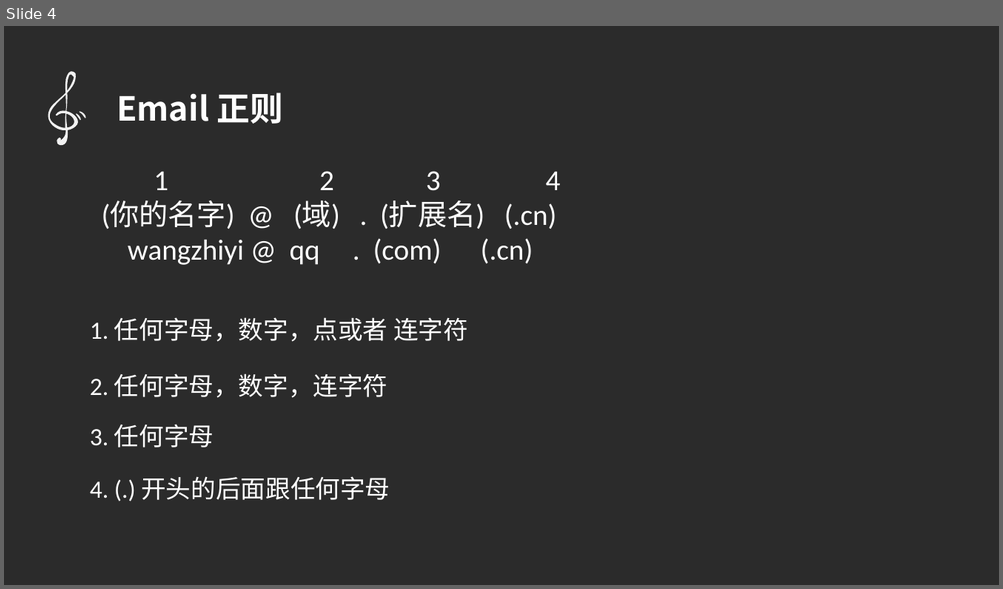
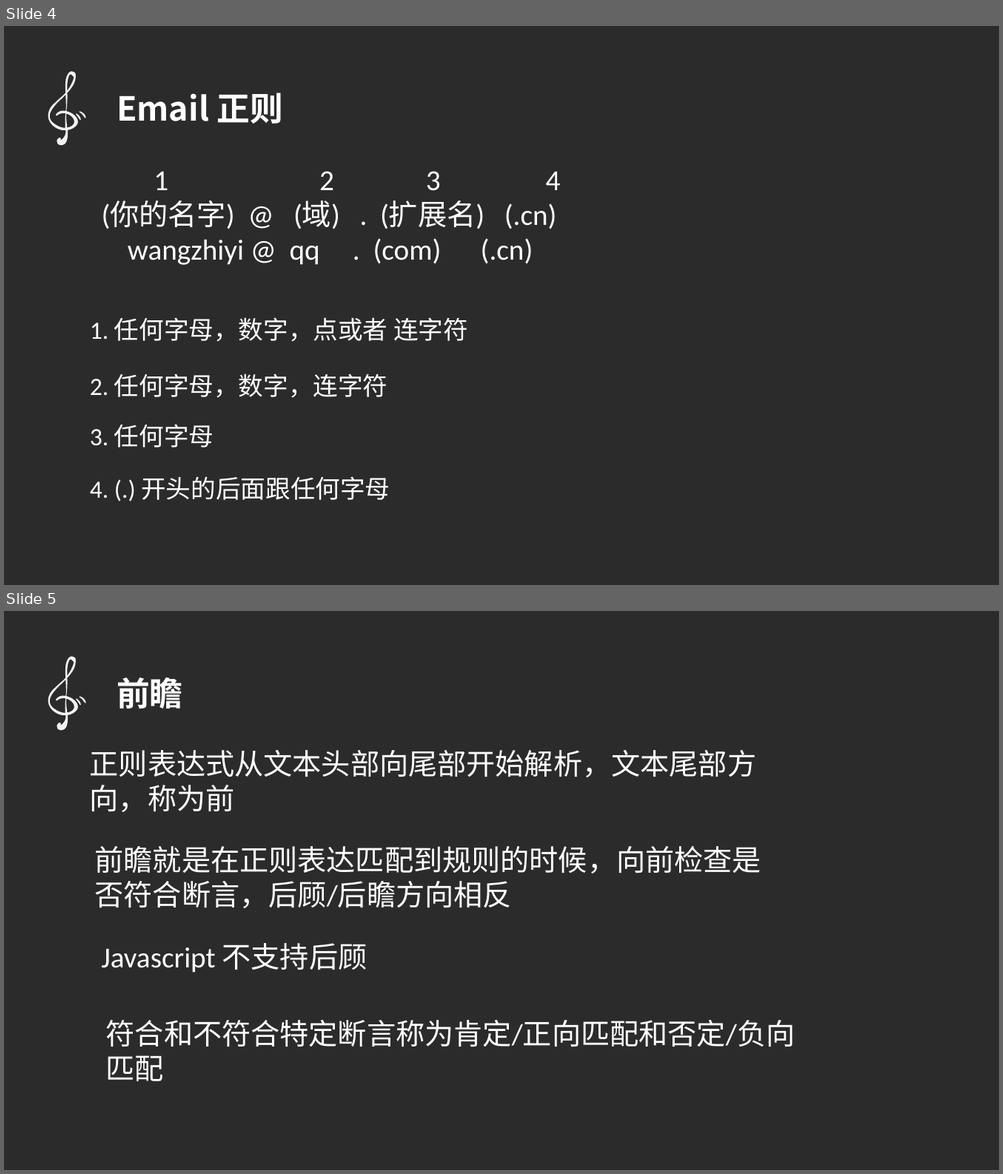
Before and after one commit to qq449245884/chromeTouir, a slide deck: 正则表达式/ppt.pptx. Shown one above the other, each under a label of ours: slide 4 before the commit, slides 4 and 5 after it. The pictures are 1003x589 and 1003x1174 pixels, drawn with LibreOffice and Linux fonts; fonts in the diff are those of the drawing; background and template pictures are left out; a plain dark background stands for a picture behind light text. Boxes give left, top, right and bottom in pixels: in the first picture for what was removed or moved away, otherwise in the second. Text is boxed around its words. In the diff, an @@ line names an element or a change of style, - is before the commit and + after.

```diff
--- a/正则表达式/ppt.pptx
+++ b/正则表达式/ppt.pptx
@@ slide 5 added at (x1=4, y1=611, x2=999, y2=1170), background picture (left out) @@
@@ freeform shape added at (x1=37, y1=652, x2=94, y2=735), fill #F2F2F2 @@
@@ freeform shape added at (x1=74, y1=698, x2=82, y2=706), fill #F2F2F2 @@
@@ freeform shape added at (x1=77, y1=696, x2=88, y2=703), fill #F2F2F2 @@
@@ text added at (x1=116, y1=678, x2=183, y2=709), 32 pt, text #FFFFFF, bold @@
+前瞻
@@ text added at (x1=90, y1=750, x2=756, y2=812), 28 pt, text #FFFFFF @@
+正则表达式从文本头部向尾部开始解析，文本尾部方向，称为前
@@ text added at (x1=95, y1=846, x2=761, y2=908), 28 pt, text #FFFFFF @@
+前瞻就是在正则表达匹配到规则的时候，向前检查是否符合断言，后顾/后瞻方向相反
@@ text added at (x1=101, y1=943, x2=367, y2=973), 28 pt, text #FFFFFF @@
+Javascript 不支持后顾
@@ text added at (x1=106, y1=1020, x2=795, y2=1082), 28 pt, text #FFFFFF @@
+符合和不符合特定断言称为肯定/正向匹配和否定/负向匹配
```
Also in this commit, not shown: 1 other slide added, 1 other file.
